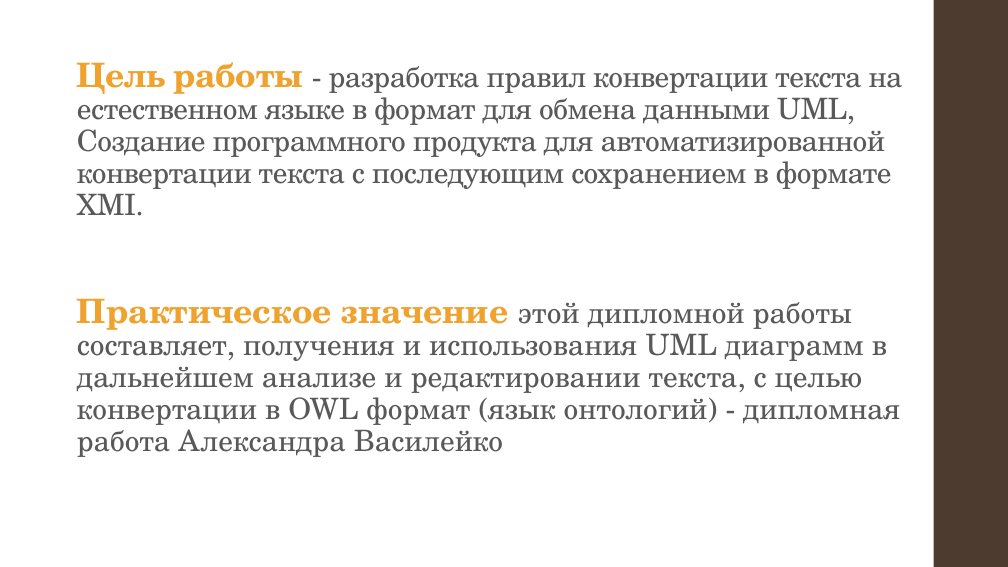
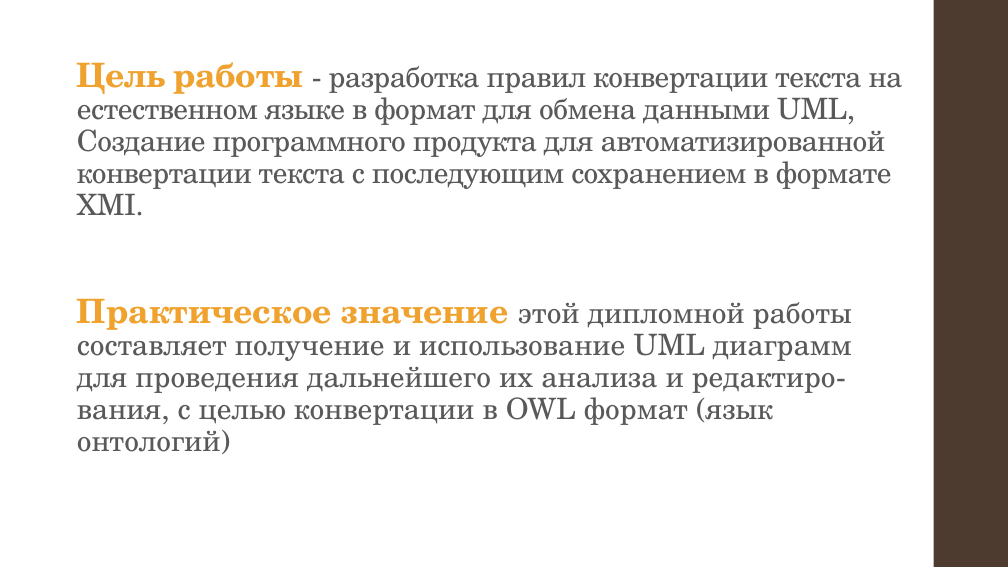
Before and after one commit to alexnodejs/onto-diploma, a slide deck: slide 2 of presentation/Moiseyenko_presentation.pptx. Drawn at 1008x567 pixels with LibreOffice and Linux fonts; fonts in the diff are those of the drawing. Boxes give left, top, right and bottom in pixels: in the first picture for what was removed or moved away, otherwise in the second. Text is boxed around its words. In the diff, an @@ line names an element or a change of style, - is before the commit and + after.

```diff
--- a/presentation/Moiseyenko_presentation.pptx
+++ b/presentation/Moiseyenko_presentation.pptx
@@ text at box(77, 298, 852, 452): text changed @@
-Практическое значение этой дипломной работы составляет, получения и использования UML диаграмм в дальнейшем анализе и редактировании текста, с целью конвертации в OWL формат (язык онтологий) - дипломная работа Александра Василейко
+Практическое значение этой дипломной работы составляет получение и использование UML диаграмм для проведения дальнейшего их анализа и редактиро-вания, с целью конвертации в OWL формат (язык онтологий)
```
Also in this commit, not shown: 4 other slides changed, 1 other file.
